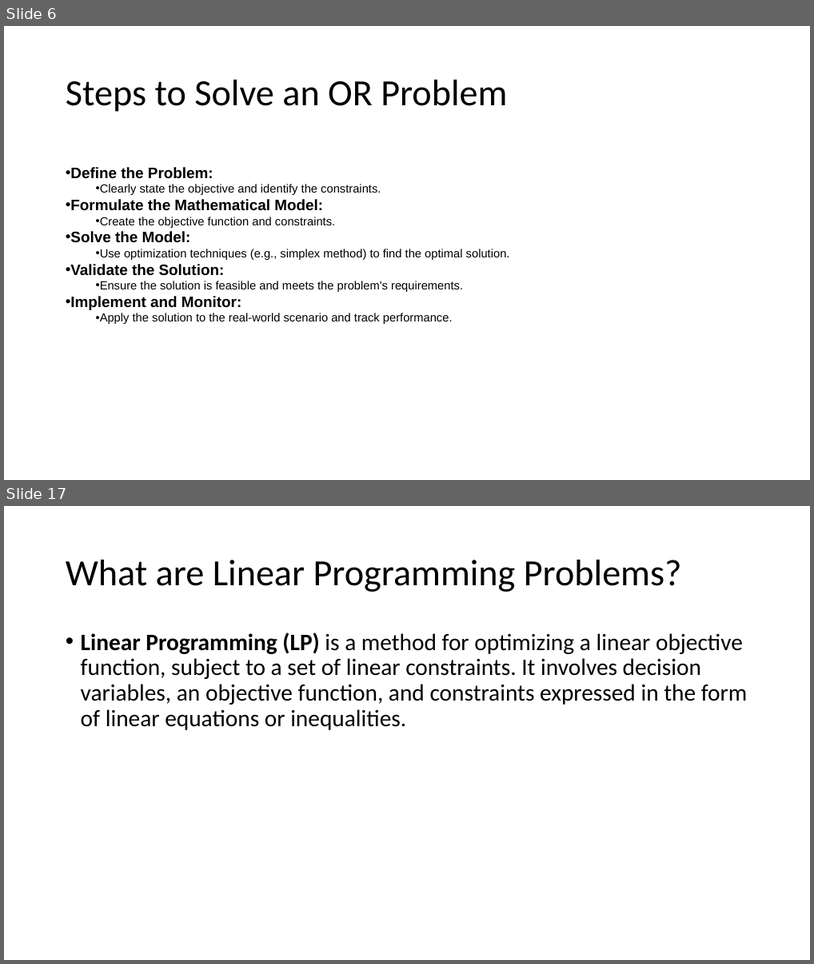
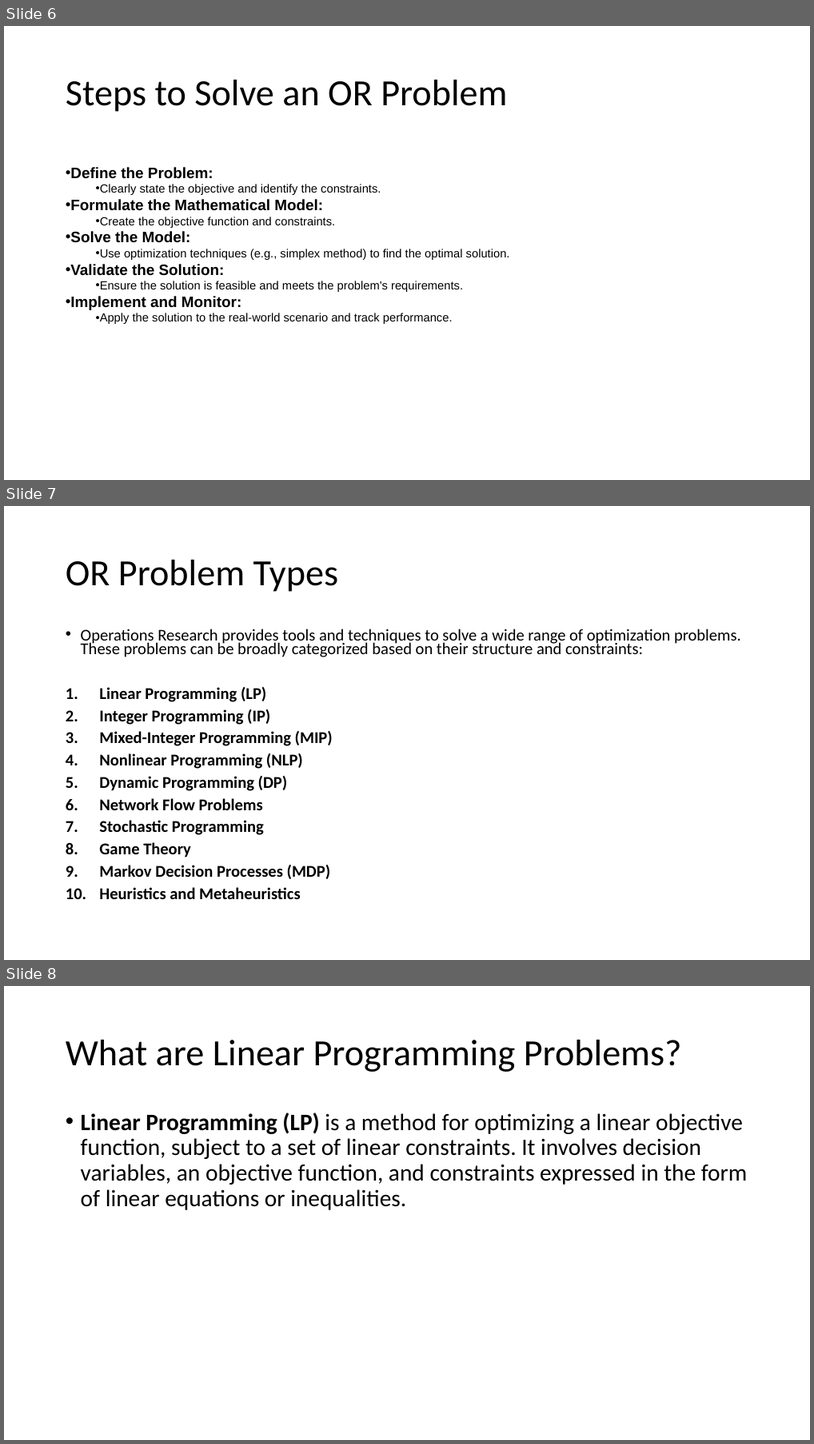
Before and after one commit to basudev2016/OperationResearch, a slide deck: OR.pptx. Shown one above the other, each under a label of ours: slides 6 and 17 before the commit, slides 6, 7 and 8 after it; the slides between them are not shown. The pictures are 814x964 and 814x1444 pixels, drawn with LibreOffice and Linux fonts; fonts in the diff are those of the drawing. Boxes give left, top, right and bottom in pixels: in the first picture for what was removed or moved away, otherwise in the second. Text is boxed around its words. In the diff, an @@ line names an element or a change of style, - is before the commit and + after.

Commit message:
added minimization problem

```diff
--- a/OR.pptx
+++ b/OR.pptx
@@ slide 7 added at [4,506,810,960], background #FFFFFF @@
@@ title added at [66,560,339,592], 44 pt, text #000000 @@
+OR Problem Types
@@ text added at [81,628,742,899], 19.6 pt, text #000000, bold @@
+• Operations Research provides tools and techniques to solve a wide range of optimization problems. These problems can be broadly categorized based on their structure and constraints:
+1. Linear Programming (LP)
+2. Integer Programming (IP)
+3. Mixed-Integer Programming (MIP)
+4. Nonlinear Programming (NLP)
+5. Dynamic Programming (DP)
+6. Network Flow Problems
+7. Stochastic Programming
+8. Game Theory
+9. Markov Decision Processes (MDP)
+10. Heuristics and Metaheuristics
@@ what was slide 17 is now slide 8 @@
```
Also in this commit, not shown: 2 slides changed, 8 other slides added, 1 slide removed, 1 other file.
